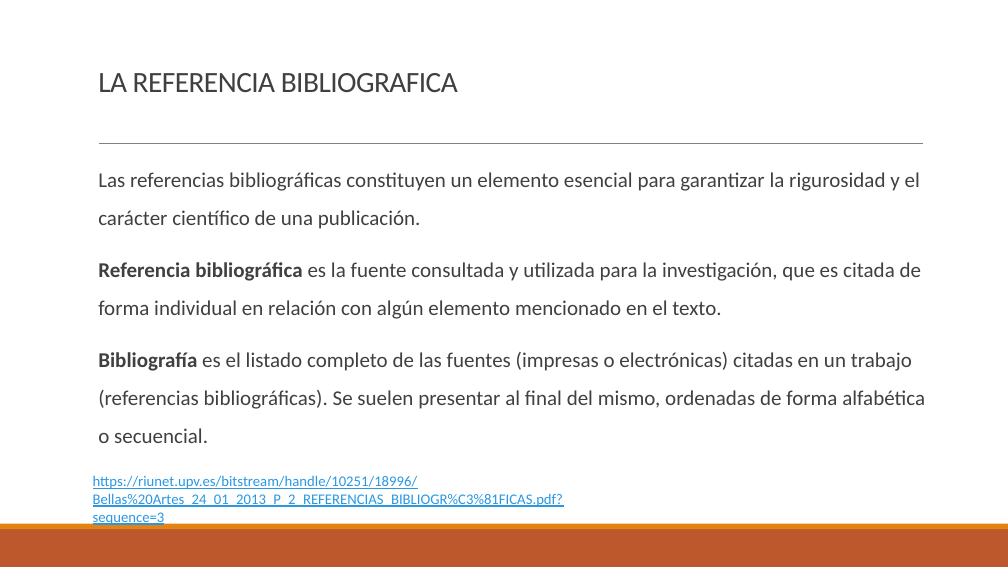
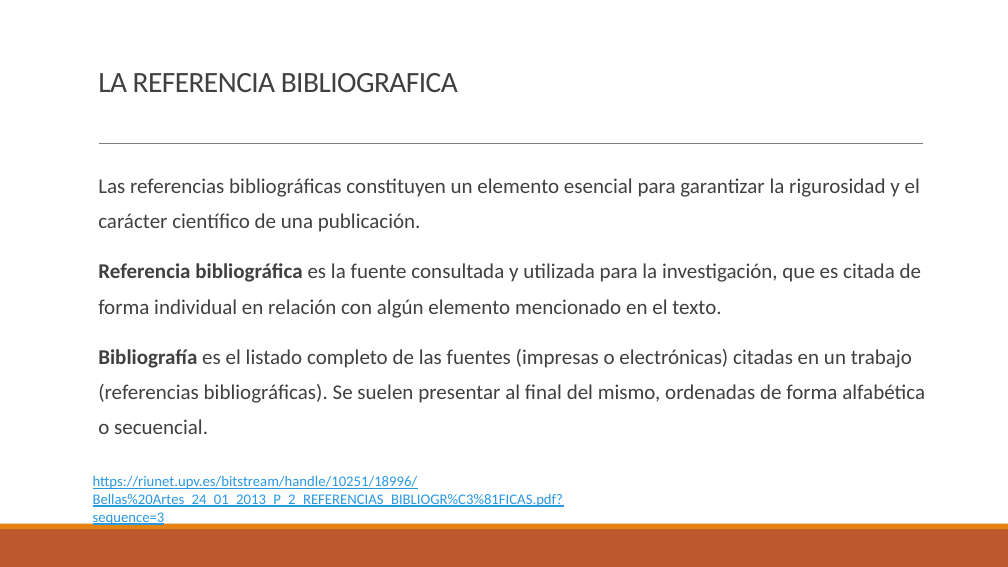
Before and after one commit to uvargascur-ship-it/Metodolog-a, a slide deck: slide 8 of Diapositivas/2026 0 Tema 4 Referencias bibliográficas.pptx. Drawn at 1008x567 pixels with LibreOffice and Linux fonts; fonts in the diff are those of the drawing. Boxes give left, top, right and bottom in pixels: in the first picture for what was removed or moved away, otherwise in the second. Text is boxed around its words. In the diff, an @@ line names an element or a change of style, - is before the commit and + after.

```diff
--- a/Diapositivas/2026 0 Tema 4 Referencias bibliográficas.pptx
+++ b/Diapositivas/2026 0 Tema 4 Referencias bibliográficas.pptx
@@ text "Las referencias bibliográficas constituyen un ..." at bbox=[98, 178, 925, 434]: line spacing 1.5 to 1.4 @@
```
Also in this commit, not shown: 3 other slides changed, 2 other files.
